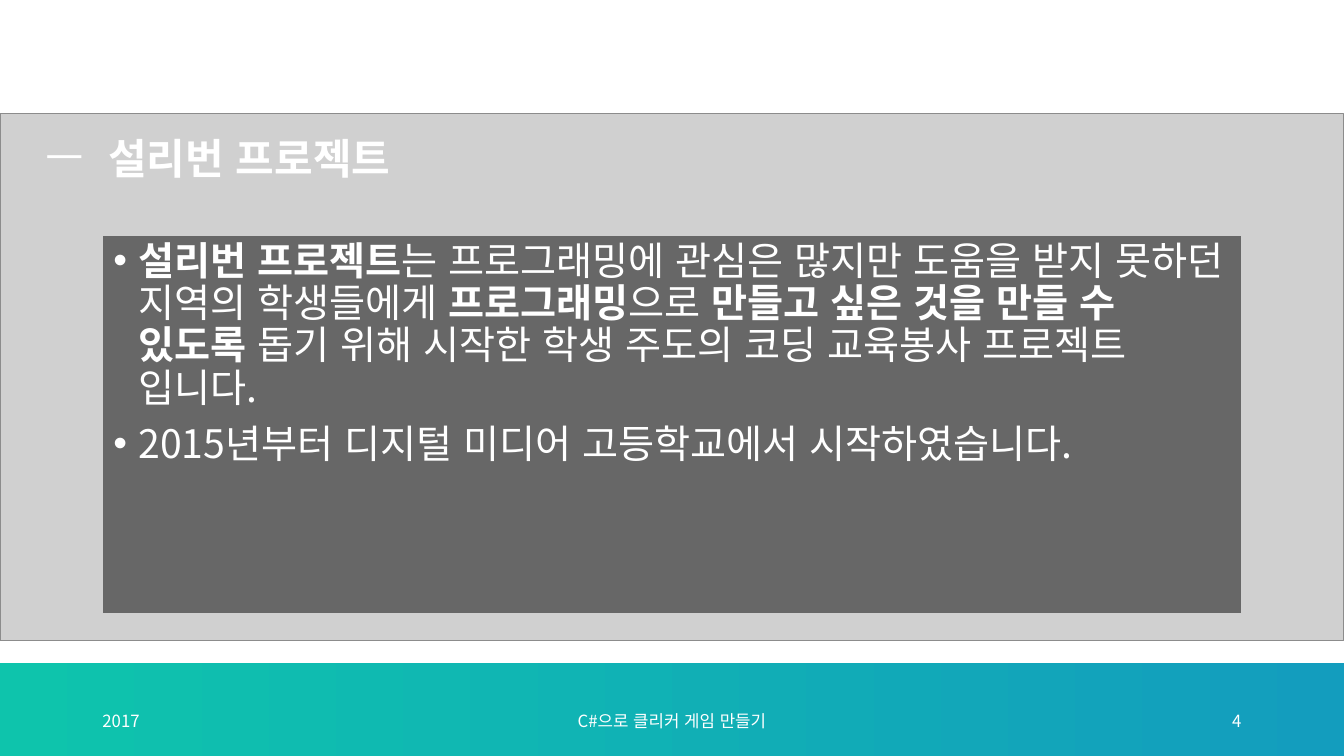
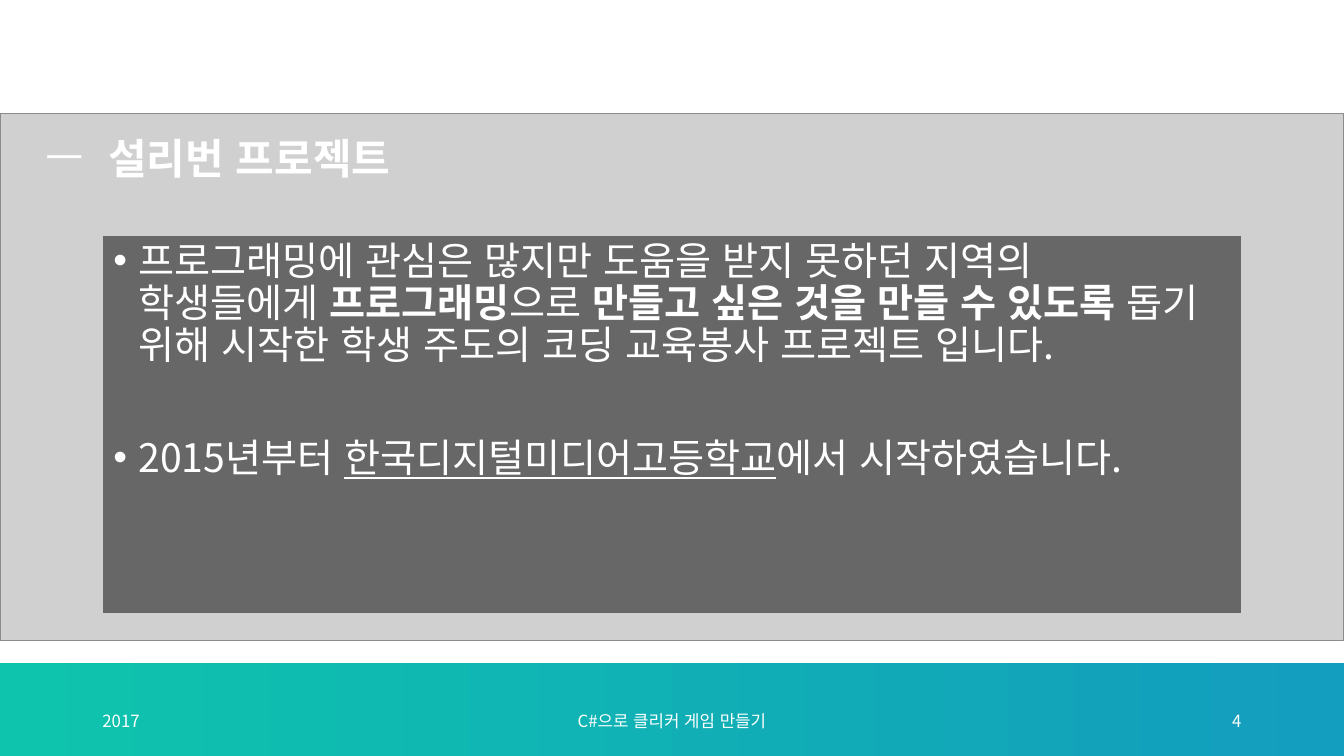
Before and after one commit to jaemin-im/SulivanPresentationRepo, a slide deck: slide 4 of PPT/1차시.pptx. Drawn at 1344x756 pixels with LibreOffice and Linux fonts; fonts in the diff are those of the drawing; grey boxes stand for pictures; background and template pictures are left out. Boxes give left, top, right and bottom in pixels: in the first picture for what was removed or moved away, otherwise in the second. Text is boxed around its words. In the diff, an @@ line names an element or a change of style, - is before the commit and + after.

```diff
--- a/PPT/1차시.pptx
+++ b/PPT/1차시.pptx
@@ text at (138,235,1198,479): text changed @@
-• 설리번 프로젝트는 프로그래밍에 관심은 많지만 도움을 받지 못하던 지역의 학생들에게 프로그래밍으로 만들고 싶은 것을 만들 수 있도록 돕기 위해 시작한 학생 주도의 코딩 교육봉사 프로젝트 입니다.
-• 2015년부터 디지털 미디어 고등학교에서 시작하였습니다.
+• 프로그래밍에 관심은 많지만 도움을 받지 못하던 지역의 학생들에게 프로그래밍으로 만들고 싶은 것을 만들 수 있도록 돕기 위해 시작한 학생 주도의 코딩 교육봉사 프로젝트 입니다.
+• 2015년부터 한국디지털미디어고등학교에서 시작하였습니다.
```
Also in this commit, not shown: 2 other files.
